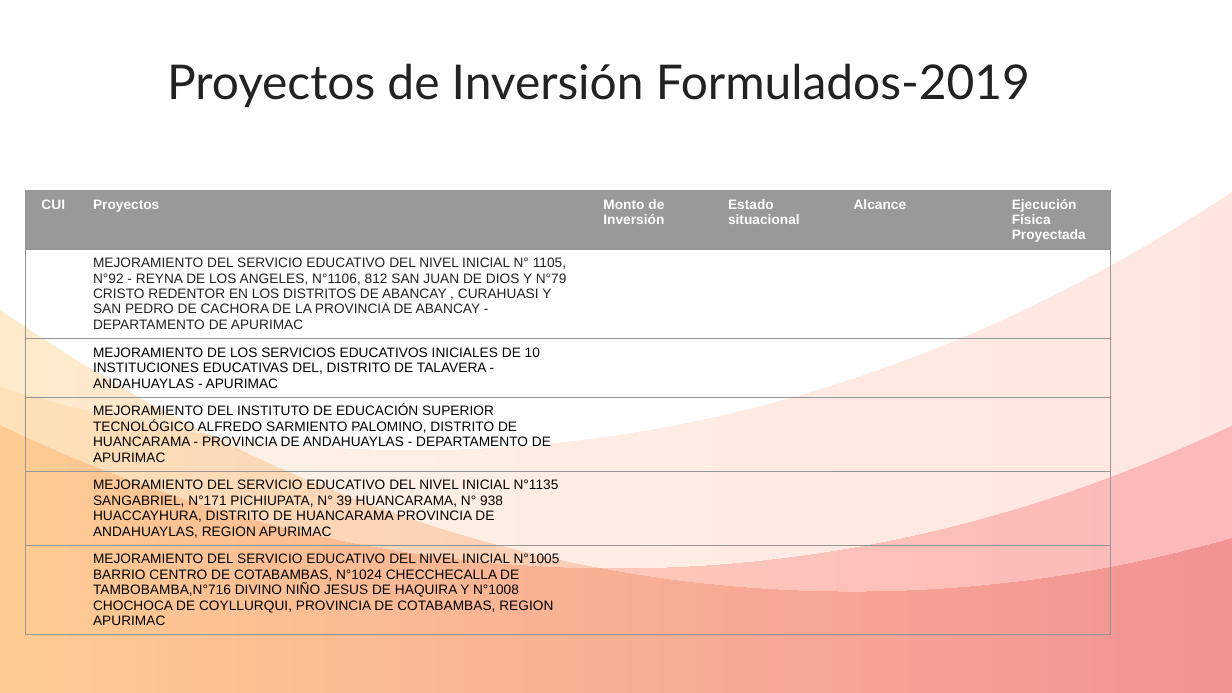
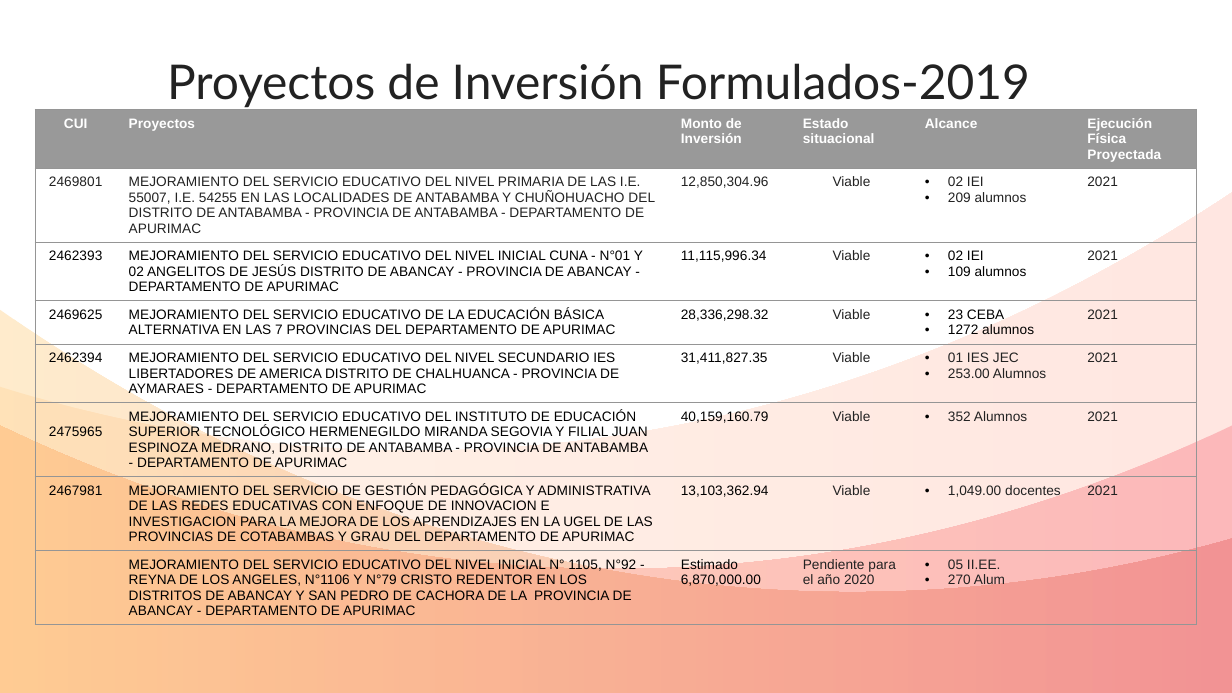
Before and after one commit to ORFEI-GRAP/Gestion-ORFEI, a slide deck: slide 3 of Proyectos Funcion Educacion.pptx. Drawn at 1232x693 pixels with LibreOffice and Linux fonts; fonts in the diff are those of the drawing. Boxes give left, top, right and bottom in pixels: in the first picture for what was removed or moved away, otherwise in the second. Text is boxed around its words. In the diff, an @@ line names an element or a change of style, - is before the commit and + after.

```diff
--- a/Proyectos Funcion Educacion.pptx
+++ b/Proyectos Funcion Educacion.pptx
@@ table at (36,110,1198,668) @@
-row 2:  | MEJORAMIENTO DEL SERVICIO EDUCATIVO DEL NIVEL INICIAL N° 1105, N°92 - REYNA DE LOS ANGELES, N°1106, 812 SAN JUAN DE DIOS Y N°79 CRISTO REDENTOR EN LOS DISTRITOS DE ABANCAY , CURAHUASI Y SAN PEDRO DE CACHORA DE LA PROVINCIA DE ABANCAY - DEPARTAMENTO DE APURIMAC |  |  |  | 
-row 3:  | MEJORAMIENTO DE LOS SERVICIOS EDUCATIVOS INICIALES DE 10 INSTITUCIONES EDUCATIVAS DEL, DISTRITO DE TALAVERA - ANDAHUAYLAS - APURIMAC |  |  |  | 
-row 4:  | MEJORAMIENTO DEL INSTITUTO DE EDUCACIÓN SUPERIOR TECNOLÓGICO ALFREDO SARMIENTO PALOMINO, DISTRITO DE HUANCARAMA - PROVINCIA DE ANDAHUAYLAS - DEPARTAMENTO DE APURIMAC |  |  |  | 
-row 5:  | MEJORAMIENTO DEL SERVICIO EDUCATIVO DEL NIVEL INICIAL N°1135 SANGABRIEL, N°171 PICHIUPATA, N° 39 HUANCARAMA, N° 938 HUACCAYHURA, DISTRITO DE HUANCARAMA PROVINCIA DE ANDAHUAYLAS, REGION APURIMAC |  |  |  | 
-row 6:  | MEJORAMIENTO DEL SERVICIO EDUCATIVO DEL NIVEL INICIAL N°1005 BARRIO CENTRO DE COTABAMBAS, N°1024 CHECCHECALLA DE TAMBOBAMBA,N°716 DIVINO NIÑO JESUS DE HAQUIRA Y N°1008 CHOCHOCA DE COYLLURQUI, PROVINCIA DE COTABAMBAS, REGION APURIMAC |  |  |  | 
+row 2: 2469801 | MEJORAMIENTO DEL SERVICIO EDUCATIVO DEL NIVEL PRIMARIA DE LAS I.E. 55007, I.E. 54255 EN LAS LOCALIDADES DE ANTABAMBA Y CHUÑOHUACHO DEL DISTRITO DE ANTABAMBA - PROVINCIA DE ANTABAMBA - DEPARTAMENTO DE APURIMAC | 12,850,304.96 | Viable | 02 IEI / 209 alumnos | 2021
+row 3: 2462393 | MEJORAMIENTO DEL SERVICIO EDUCATIVO DEL NIVEL INICIAL CUNA - N°01 Y 02 ANGELITOS DE JESÚS DISTRITO DE ABANCAY - PROVINCIA DE ABANCAY - DEPARTAMENTO DE APURIMAC | 11,115,996.34 | Viable | 02 IEI / 109 alumnos | 2021
+row 4: 2469625 | MEJORAMIENTO DEL SERVICIO EDUCATIVO DE LA EDUCACIÓN BÁSICA ALTERNATIVA EN LAS 7 PROVINCIAS DEL DEPARTAMENTO DE APURIMAC | 28,336,298.32 | Viable | 23 CEBA / 1272 alumnos | 2021
+row 5: 2462394 | MEJORAMIENTO DEL SERVICIO EDUCATIVO DEL NIVEL SECUNDARIO IES LIBERTADORES DE AMERICA DISTRITO DE CHALHUANCA - PROVINCIA DE AYMARAES - DEPARTAMENTO DE APURIMAC | 31,411,827.35 | Viable | 01 IES JEC / 253.00 Alumnos | 2021
+row 6: 2475965 | MEJORAMIENTO DEL SERVICIO EDUCATIVO DEL INSTITUTO DE EDUCACIÓN SUPERIOR TECNOLÓGICO HERMENEGILDO MIRANDA SEGOVIA Y FILIAL JUAN ESPINOZA MEDRANO, DISTRITO DE ANTABAMBA - PROVINCIA DE ANTABAMBA - DEPARTAMENTO DE APURIMAC | 40,159,160.79 | Viable | 352 Alumnos | 2021
+row 7: 2467981 | MEJORAMIENTO DEL SERVICIO DE GESTIÓN PEDAGÓGICA Y ADMINISTRATIVA DE LAS REDES EDUCATIVAS CON ENFOQUE DE INNOVACION E INVESTIGACION PARA LA MEJORA DE LOS APRENDIZAJES EN LA UGEL DE LAS PROVINCIAS DE COTABAMBAS Y GRAU DEL DEPARTAMENTO DE APURIMAC | 13,103,362.94 | Viable | 1,049.00 docentes | 2021
+row 8:  | MEJORAMIENTO DEL SERVICIO EDUCATIVO DEL NIVEL INICIAL N° 1105, N°92 - REYNA DE LOS ANGELES, N°1106 Y N°79 CRISTO REDENTOR EN LOS DISTRITOS DE ABANCAY Y SAN PEDRO DE CACHORA DE LA PROVINCIA DE ABANCAY - DEPARTAMENTO DE APURIMAC | Estimado 6,870,000.00 | Pendiente para el año 2020 | 05 II.EE. / 270 Alum | 
@@ table: place and size @@
-table at (26,191,1110,659)
+table at (36,110,1198,668)
```
